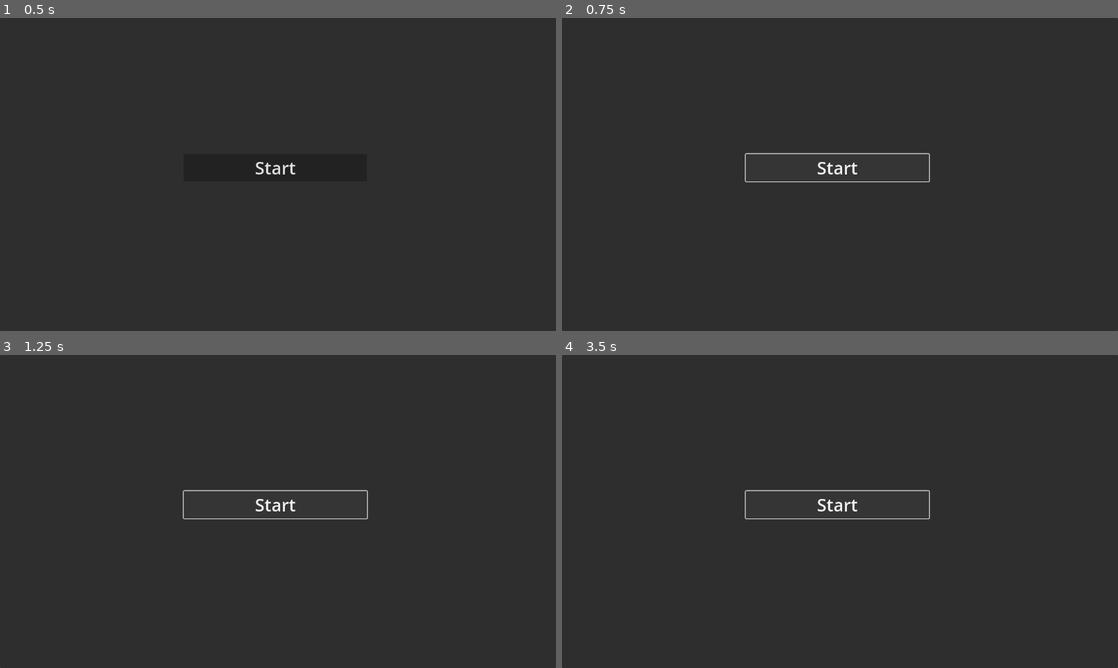
Above: before the commit, frames 1-4 (two rows, left to right).
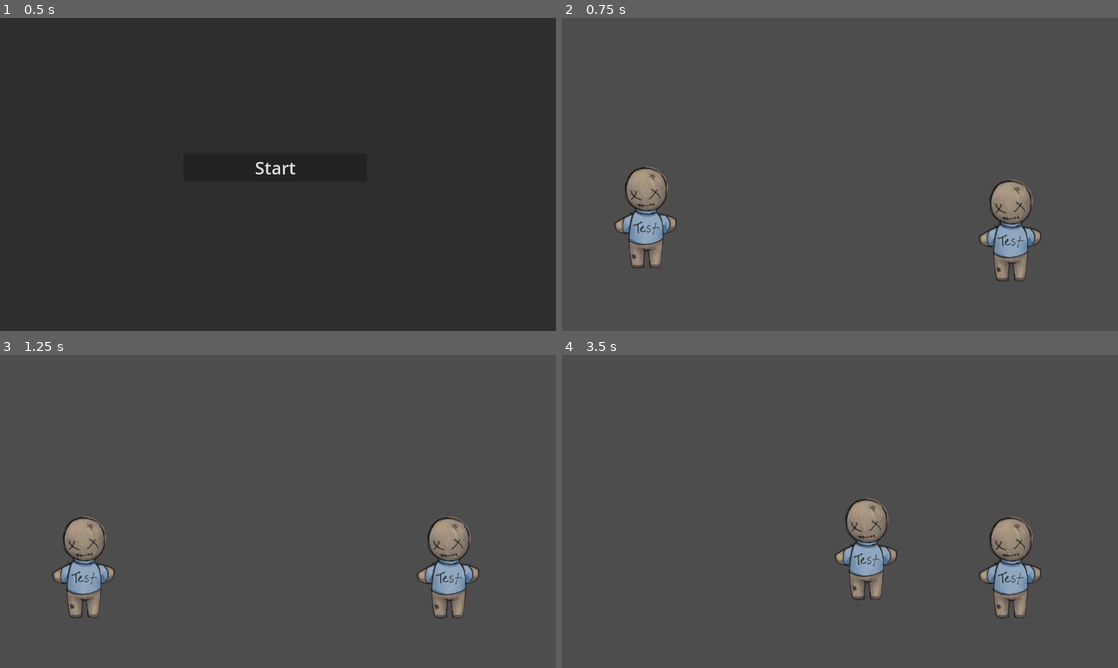
Above: after the commit, the same moments.

Repository: straysailor/toybox-gamejam-2025
Game: Godot game, scene res://scenes/main_menu.tscn
Same seed, same stepped clock (60 frames per second), same inputs: the game is played once before the commit and once after it. This scene is started directly instead of the project's main scene.
Inputs (mouse positions are in pixels of both pictures, inside the frame that each line leads up to):
- Up to frame 1 (0.5 s): no input
- Up to frame 2 (0.75 s): click "Start" at 0.5 s
- Up to frame 3 (1.25 s): no input
- Up to frame 4 (3.5 s): click (840, 505) at 1.25 s, where only the run before the commit has a clickable "Start"; tap Enter (ui_accept) at 2, 2.27, 3.02 s; hold W (interact) 2.03-2.78 s; hold Right (ui_right) from 2.03 s (still down); tap W (interact) at 2.85 s

Frame 1 is identical in both runs. In frame 2, 96% of the frame differs, in the area x 0-100%, y 0-100%; in frame 3, 96%; in frame 4, 97%.

Commit message:
Added functionality to main menu which loads the first scene when start button is pressed.

Diff:
--- a/scenes/loading_screen.tscn
+++ b/scenes/loading_screen.tscn
@@ -1,4 +1,6 @@
-[gd_scene format=3 uid="uid://b3bc8i72fglwh"]
+[gd_scene load_steps=2 format=3 uid="uid://b3bc8i72fglwh"]
+
+[ext_resource type="Script" uid="uid://kx6r1rx0ifr3" path="res://scripts/loading_screen.gd" id="1_ep5rh"]
 
 [node name="LoadingScreen" type="Control"]
 layout_mode = 3
@@ -7,13 +9,30 @@
 anchor_bottom = 1.0
 grow_horizontal = 2
 grow_vertical = 2
+script = ExtResource("1_ep5rh")
 
 [node name="Panel" type="Panel" parent="."]
-layout_mode = 0
-offset_right = 40.0
-offset_bottom = 40.0
+layout_mode = 1
+anchors_preset = 15
+anchor_right = 1.0
+anchor_bottom = 1.0
+grow_horizontal = 2
+grow_vertical = 2
 
 [node name="Label" type="Label" parent="."]
 layout_mode = 0
-offset_right = 40.0
-offset_bottom = 23.0
+offset_left = 411.0
+offset_top = 200.0
+offset_right = 888.0
+offset_bottom = 337.0
+theme_override_font_sizes/font_size = 38
+text = "Loading..."
+horizontal_alignment = 1
+vertical_alignment = 1
+
+[node name="ProgressBar" type="ProgressBar" parent="."]
+layout_mode = 0
+offset_left = 280.0
+offset_top = 320.0
+offset_right = 1009.0
+offset_bottom = 347.0
--- a/scenes/main_menu.tscn
+++ b/scenes/main_menu.tscn
@@ -28,7 +28,9 @@
 offset_bottom = 506.0
 alignment = 1
 
-[node name="Button" type="Button" parent="VBoxContainer"]
+[node name="StartGame" type="Button" parent="VBoxContainer"]
 layout_mode = 2
 theme_override_font_sizes/font_size = 40
 text = "Start"
+
+[connection signal="pressed" from="VBoxContainer/StartGame" to="." method="_on_start_pressed"]
--- a/scripts/global.gd
+++ b/scripts/global.gd
@@ -1,11 +1,4 @@
 extends Node
 
-var next_scene = "res://scenes/main_menu.tscn"
-# Called when the node enters the scene tree for the first time.
-func _ready() -> void:
-	pass # Replace with function body.
-
-
-# Called every frame. 'delta' is the elapsed time since the previous frame.
-func _process(delta: float) -> void:
-	pass
+var loading_screen = preload("res://scenes/loading_screen.tscn")
+var next_scene : String = "res://scenes/main_menu.tscn"
--- /dev/null
+++ b/scripts/loading_screen.gd
@@ -0,0 +1,17 @@
+extends Control
+
+
+# Called when the node enters the scene tree for the first time.
+func _ready() -> void:
+	ResourceLoader.load_threaded_request(Global.next_scene)
+
+
+# Called every frame. 'delta' is the elapsed time since the previous frame.
+func _process(_delta: float) -> void:
+	var progress = []
+	ResourceLoader.load_threaded_get_status(Global.next_scene, progress)
+	$ProgressBar.value = progress[0]*100
+
+	if progress[0] == 1:
+		var loaded_scene = ResourceLoader.load_threaded_get(Global.next_scene)
+		get_tree().change_scene_to_packed(loaded_scene)
--- a/scripts/main_menu.gd
+++ b/scripts/main_menu.gd
@@ -1,11 +1,6 @@
 extends Control
 
-
-# Called when the node enters the scene tree for the first time.
-func _ready() -> void:
-	pass # Replace with function body.
-
-
-# Called every frame. 'delta' is the elapsed time since the previous frame.
-func _process(delta: float) -> void:
-	pass
+#Start the game
+func _on_start_pressed() -> void:
+	Global.next_scene = "res://scenes/room_1.tscn"
+	get_tree().change_scene_to_packed(Global.loading_screen)
Not shown: 2 places in scenes/main_menu.tscn that only renumber resources
Not shown, added: scripts/loading_screen.gd.uid
